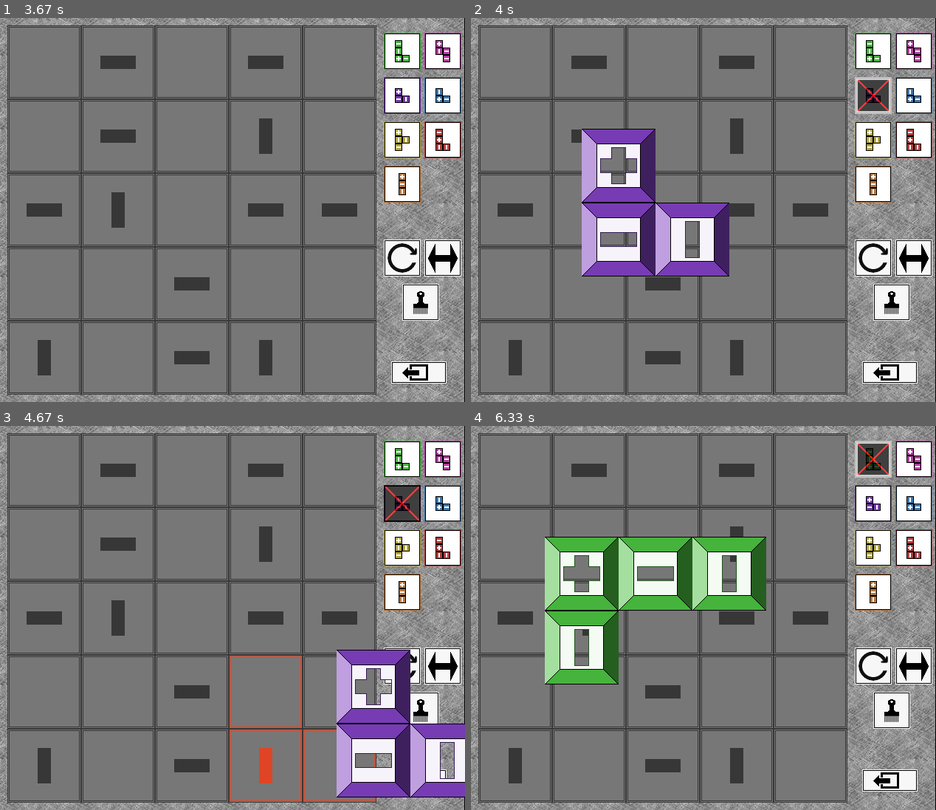
Above: before the commit, frames 1-4 (two rows, left to right).
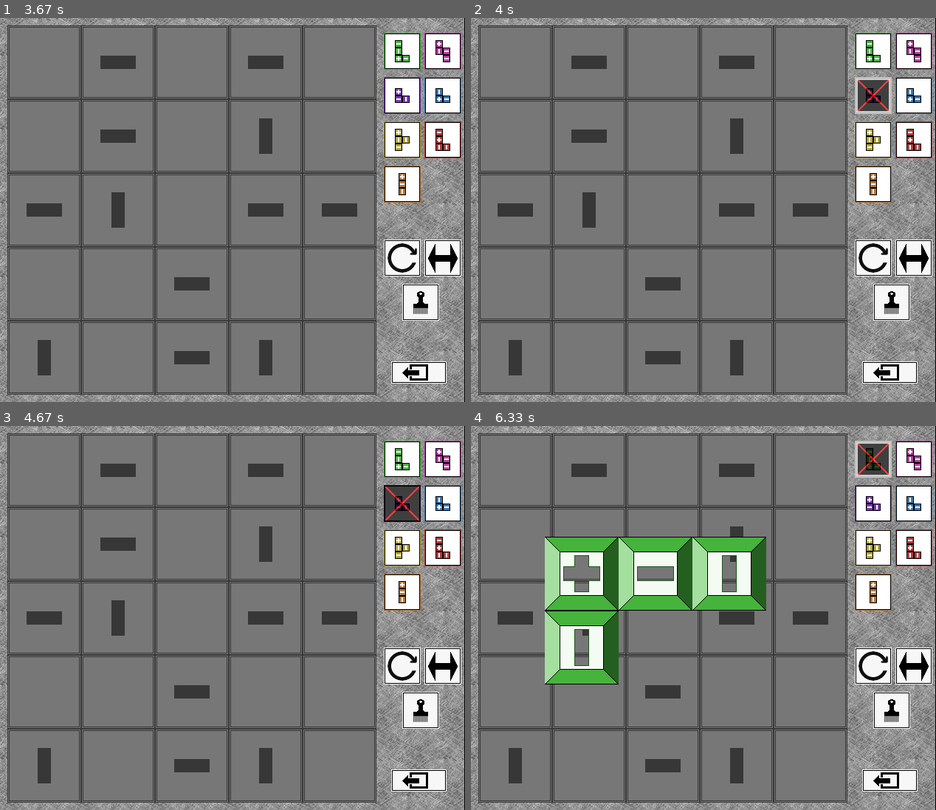
Above: after the commit, the same moments.

Repository: OMGfox/iqgame
Game: pygame game, started from iqgame.py
Same seed, same stepped clock (60 frames per second), same inputs: the game is played once before the commit and once after it.
Inputs (mouse positions are in pixels of both pictures, inside the frame that each line leads up to):
- Up to frame 1 (3.67 s): press the mouse at (418, 371) at 0.37 s; move the mouse to (376, 233) at 0.47 s; release the mouse at (334, 90) at 0.6 s; click (404, 52) at 0.72 s; click (404, 52) at 1.05 s; press the mouse at (441, 94) at 1.37 s; move the mouse to (330, 221) at 1.47 s; release the mouse at (223, 348) at 1.6 s; press the mouse at (441, 256) at 1.7 s; move the mouse to (348, 225) at 1.8 s; release the mouse at (251, 194) at 1.93 s; press the mouse at (404, 140) at 2.03 s; move the mouse to (260, 248) at 2.13 s; release the mouse at (120, 355) at 2.27 s; click (404, 256) at 2.38 s; press the mouse at (418, 302) at 2.7 s; move the mouse to (367, 206) at 2.8 s; release the mouse at (311, 110) at 2.93 s; press the mouse at (404, 183) at 3.03 s; move the mouse to (302, 256) at 3.13 s; release the mouse at (204, 329) at 3.27 s; right-click (153, 217) at 3.38 s
- Up to frame 2 (4 s): click (870, 90) at 3.72 s
- Up to frame 3 (4.67 s): press the mouse at (441, 548) at 4.03 s; move the mouse to (409, 618) at 4.13 s; release the mouse at (372, 687) at 4.27 s
- Up to frame 4 (6.33 s): click (875, 729) at 4.88 s; press the mouse at (889, 779) at 5.2 s; move the mouse to (745, 648) at 5.3 s; release the mouse at (596, 522) at 5.43 s; click (875, 460) at 6.05 s

Frame 1 is identical in both runs. In frame 2, 8.2% of the frame differs, in the area x 23-56%, y 28-68%; in frame 3, 7.8%; in frame 4, nothing differs.

Commit message:
the small code refactoring

Diff:
--- a/engine.py
+++ b/engine.py
@@ -5,21 +5,22 @@
 
 class Engine:
     def __init__(self, screen):
+        self.field = None
         self.offset_x = 10
         self.offset_y = 10
         self.screen = screen
         self.button_panel = ButtonPanel()
-        self.managment_button_panel = ManagementButtonPanel()
+        self.management_button_panel = ManagementButtonPanel()
         self.figures = [OrangeFigure("orange"), RedFigure("red"),
                         YellowFigure("yellow"), BlueFigure("blue"),
-                        PurpulFigure("purpul"), PinkFigure("pink"),
+                        PurpleFigure("purple"), PinkFigure("pink"),
                         GreenFigure("green")]
         self.focus = None
         self.next_figure()
         self.figures_on_field = []
 
     def get_offset(self):
-        return (self.offset_x, self.offset_y)
+        return self.offset_x, self.offset_y
 
     def next_figure(self):
         if self.focus:
@@ -41,7 +42,7 @@
                     if button.get_name() == focus_name:
                         button.set_state("clicked")
                     else:
-                        button.set_state("unclicked")
+                        button.set_state("no_clicked")
 
     def is_out_field(self):
         result = False
@@ -54,7 +55,6 @@
                 mouse_pos[1] < self.offset_y):
             result = True
 
-
         return result
 
     def is_correct_position(self):
@@ -80,16 +80,14 @@
             for j in range(j_range):
                 if figure_scheme[i][j] == 0:
                     continue
-
                 x = i + start_x_index
                 y = j + start_y_index
-
                 if ((figure_scheme[i][j] == 1 and field_scheme[x][y] == 2) or
                         (figure_scheme[i][j] == 2 and field_scheme[x][y] == 1)):
                     result = False
                     break
         if self.is_across_figures():
-           result = False
+            result = False
 
         return result
 
@@ -146,7 +144,6 @@
 
     def button_actions_processing(self):
         buttons = self.button_panel.get_buttons()
-        mouse_pos = pygame.mouse.get_pos()
         mouseover_button = None
         for button in buttons:
             if button.is_mouseover() and button.is_visible():
@@ -157,17 +154,16 @@
             mouseover_button_state = mouseover_button.get_state()
             self.clear_focus()
             for button in buttons:
-                button.set_state("unclicked")
-
-            if mouseover_button_state == "unclicked":
+                button.set_state("no_clicked")
+
+            if mouseover_button_state == "no_clicked":
                 mouseover_button.set_state("clicked")
                 self.focus = self.pull_figure_by_name(mouseover_button.get_name())
             elif mouseover_button_state == "clicked":
-                mouseover_button.set_state("unclicked")
+                mouseover_button.set_state("no_clicked")
 
     def management_button_actions_processing(self):
-        buttons = self.managment_button_panel.get_buttons()
-        mouse_pos = pygame.mouse.get_pos()
+        buttons = self.management_button_panel.get_buttons()
         mouseover_button = None
         for button in buttons:
             if button.is_mouseover() and button.is_visible():
@@ -221,7 +217,7 @@
                 figure_w = len(self.focus.get_current_scheme()[0]) * 100
                 figure_h = len(self.focus.get_current_scheme()) * 100
                 self.focus.draw(self.screen, 250 - figure_w / 2,
-                        250 - figure_h / 2)
+                                250 - figure_h / 2)
                 self.field.reset_default_scheme()
 
         elif self.field:
@@ -242,7 +238,7 @@
         self.screen.blit(background, (0, 0))
 
     def draw_management_buttons(self):
-        self.managment_button_panel.draw(self.screen, 520, 300)
+        self.management_button_panel.draw(self.screen, 520, 300)
 
     def draw_buttons(self):
         self.button_panel.draw(self.screen, 520, 20)
@@ -250,7 +246,6 @@
     def set_to_field(self):
         if self.focus and not self.is_out_field():
             if self.is_correct_position():
-
                 w = len(self.focus.get_current_scheme()[0])
                 h = len(self.focus.get_current_scheme())
                 x = self.focus.get_pos()[0]
@@ -262,11 +257,9 @@
                     y = (500 + self.offset_y) - h * 100
 
                 self.focus.set_pos(x, y)
-
                 self.figures_on_field.append(self.focus)
                 self.focus = None
                 self.field.reset_default_scheme()
-#                self.next_figure()
 
                 buttons = self.button_panel.get_buttons()
                 for figure in self.figures_on_field:
@@ -284,7 +277,7 @@
             buttons = self.button_panel.get_buttons()
             for button in buttons:
                 if button.get_name() == focus_name:
-                    button.state = "unclicked"
+                    button.state = "no_clicked"
 
     def clear_field(self):
         for i in range(len(self.figures_on_field)):
--- a/game_elements.py
+++ b/game_elements.py
@@ -30,8 +30,8 @@
         for i in range(i_range):
             for j in range(j_range):
                 if not self.current_scheme[i][j] == 0:
-                    if ((mouse_pos[0] >= x + 100 * j  and  mouse_pos[1] >= y + 100 * i) and
-                            (mouse_pos[0] <= x + 100 * j + 100  and  mouse_pos[1] <= y + 100 * i + 100)):
+                    if ((mouse_pos[0] >= x + 100 * j and mouse_pos[1] >= y + 100 * i) and
+                            (mouse_pos[0] <= x + 100 * j + 100 and mouse_pos[1] <= y + 100 * i + 100)):
                         return True
         return False
 
@@ -72,8 +72,8 @@
         temp_scheme = self.current_scheme
         temp_scheme.reverse()
         width = len(temp_scheme[0])
-        hight = len(temp_scheme)
-        new_scheme = [[0] * hight for i in range(width)]
+        height = len(temp_scheme)
+        new_scheme = [[0] * height for i in range(width)]
         for i in range(len(temp_scheme)):
             for j in range(len(temp_scheme[i])):
                 if temp_scheme[i][j] == 1:
@@ -105,98 +105,106 @@
                 if self.current_scheme[i][j] == 0:
                     continue
                 matrix_element = int((x + 100 * j) / 100 + 5 *
-                        (y + 100 * i) / 100)
+                                     (y + 100 * i) / 100)
                 matrix.append(matrix_element)
 
         return matrix
 
+
 class GreenFigure(Figure):
+    def __init__(self, name):
+        super().__init__(name)
+        self.block_3 = Block("img/green_3.png")
+        self.block_2 = Block("img/green_2.png")
+        self.block_1 = Block("img/green_1.png")
+
     def get_default_scheme(self):
         default_scheme = ((1, 0),
                           (2, 0),
                           (3, 1))
         return default_scheme
 
-    def init_blocks(self):
-        self.block_1 = Block("img/green_1.png")
-        self.block_2 = Block("img/green_2.png")
-        self.block_3 = Block("img/green_3.png")
-
 
 class RedFigure(Figure):
+    def __init__(self, name):
+        super().__init__(name)
+        self.block_1 = Block("img/red_1.png")
+        self.block_2 = Block("img/red_2.png")
+        self.block_3 = Block("img/red_3.png")
+
     def get_default_scheme(self):
         default_scheme = ((1, 0),
                           (3, 0),
                           (2, 2))
         return default_scheme
 
-    def init_blocks(self):
-        self.block_1 = Block("img/red_1.png")
-        self.block_2 = Block("img/red_2.png")
-        self.block_3 = Block("img/red_3.png")
-
 
 class YellowFigure(Figure):
+    def __init__(self, name):
+        super().__init__(name)
+        self.block_3 = Block("img/yellow_3.png")
+        self.block_2 = Block("img/yellow_2.png")
+        self.block_1 = Block("img/yellow_1.png")
+
     def get_default_scheme(self):
         default_scheme = ((3, 0),
                           (2, 2),
                           (1, 0))
         return default_scheme
 
-    def init_blocks(self):
-        self.block_1 = Block("img/yellow_1.png")
-        self.block_2 = Block("img/yellow_2.png")
-        self.block_3 = Block("img/yellow_3.png")
-
 
 class BlueFigure(Figure):
+    def __init__(self, name):
+        super().__init__(name)
+        self.block_3 = Block("img/blue_3.png")
+        self.block_2 = Block("img/blue_2.png")
+        self.block_1 = Block("img/blue_1.png")
+
     def get_default_scheme(self):
         default_scheme = ((2, 0),
                           (3, 1))
         return default_scheme
 
-    def init_blocks(self):
-        self.block_1 = Block("img/blue_1.png")
-        self.block_2 = Block("img/blue_2.png")
-        self.block_3 = Block("img/blue_3.png")
-
-
-class PurpulFigure(Figure):
+
+class PurpleFigure(Figure):
+    def __init__(self, name):
+        super().__init__(name)
+        self.block_3 = Block("img/purple_3.png")
+        self.block_2 = Block("img/purple_2.png")
+        self.block_1 = Block("img/purple_1.png")
+
     def get_default_scheme(self):
         default_scheme = ((3, 0),
                           (1, 2))
         return default_scheme
 
-    def init_blocks(self):
-        self.block_1 = Block("img/purpul_1.png")
-        self.block_2 = Block("img/purpul_2.png")
-        self.block_3 = Block("img/purpul_3.png")
-
 
 class PinkFigure(Figure):
+    def __init__(self, name):
+        super().__init__(name)
+        self.block_3 = Block("img/pink_3.png")
+        self.block_2 = Block("img/pink_2.png")
+        self.block_1 = Block("img/pink_1.png")
+
     def get_default_scheme(self):
         default_scheme = ((3, 0),
                           (2, 1),
                           (0, 1))
         return default_scheme
 
-    def init_blocks(self):
-        self.block_1 = Block("img/pink_1.png")
-        self.block_2 = Block("img/pink_2.png")
-        self.block_3 = Block("img/pink_3.png")
-
 
 class OrangeFigure(Figure):
+    def __init__(self, name):
+        super().__init__(name)
+        self.block_1 = Block("img/orange_1.png")
+        self.block_2 = Block("img/orange_2.png")
+        self.block_3 = Block("img/orange_3.png")
+
     def get_default_scheme(self):
         default_scheme = ((3,),
                           (1,),
                           (2,))
         return default_scheme
-
-    def init_blocks(self):
-        self.block_1 = Block("img/orange_1.png")
-        self.block_2 = Block("img/orange_2.png")
-        self.block_3 = Block("img/orange_3.png")
 
 
 class Field(Figure):
@@ -210,6 +218,18 @@
     # 7 - field_1_red
     # 8 - field_2_red
 
+    def __init__(self, name):
+        super().__init__(name)
+        self.block_2_red = Block("img/field_2_red.png")
+        self.block_1_red = Block("img/field_1_red.png")
+        self.block_0_red = Block("img/field_0_red.png")
+        self.block_2_green = Block("img/field_2_green.png")
+        self.block_1_green = Block("img/field_1_green.png")
+        self.block_0_green = Block("img/field_0_green.png")
+        self.block_2 = Block("img/field_2.png")
+        self.block_1 = Block("img/field_1.png")
+        self.block_0 = Block("img/field_0.png")
+
     def get_default_scheme(self):
         default_scheme = ((0, 1, 0, 1, 0),
                           (0, 1, 0, 2, 0),
@@ -218,17 +238,6 @@
                           (2, 0, 1, 2, 0))
 
         return default_scheme
-
-    def init_blocks(self):
-        self.block_0 = Block("img/field_0.png")
-        self.block_1 = Block("img/field_1.png")
-        self.block_2 = Block("img/field_2.png")
-        self.block_0_green = Block("img/field_0_green.png")
-        self.block_1_green = Block("img/field_1_green.png")
-        self.block_2_green  = Block("img/field_2_green.png")
-        self.block_0_red = Block("img/field_0_red.png")
-        self.block_1_red = Block("img/field_1_red.png")
-        self.block_2_red = Block("img/field_2_red.png")
 
     def draw(self, screen, x, y):
         for i in range(0, 5):
@@ -316,20 +325,27 @@
 
 """ states:
         clicked,
-        unclicked,
+        no_clicked,
         blocked
 """
 
+
 class Button:
     def __init__(self, main_sprite):
-        self.state = "unclicked"
+        self.mouseover_sprite = None
+        self.screen = None
+        self.main_sprite = None
+        self.no_clicked_sprite = None
+        self.clicked_sprite = None
+        self.blocked_sprite = None
+        self.state = "no_clicked"
         self.pos = (0, 0)
         self.set_main_sprite(main_sprite)
         self.init_sprites()
         self.visibility = True
         self.name = None
         self.width = 50
-        self.hight = 50
+        self.height = 50
 
     def set_width(self, width):
         self.width = width
@@ -361,15 +377,14 @@
     def is_mouseover(self):
         mouse_pos = pygame.mouse.get_pos()
         if ((mouse_pos[0] >= self.pos[0] and mouse_pos[1] >= self.pos[1]) and
-            (mouse_pos[0] <= self.pos[0] + self.width and mouse_pos[1] <= self.pos[1] + self.hight)):
-                return True
-        else:
-            return False
+                (mouse_pos[0] <= self.pos[0] + self.width and mouse_pos[1] <= self.pos[1] + self.height)):
+            return True
+        return False
 
     def draw(self):
         x = self.pos[0]
         y = self.pos[1]
-        self.screen.blit(self.unclicked_sprite, (x, y))
+        self.screen.blit(self.no_clicked_sprite, (x, y))
         if self.state == "clicked":
             self.screen.blit(self.clicked_sprite, (x, y))
         if self.state == "blocked":
@@ -387,7 +402,7 @@
         self.mouseover_sprite = pygame.image.load(mouseover_sprite).convert_alpha()
 
     def init_sprites(self):
-        self.unclicked_sprite = self.main_sprite
+        self.no_clicked_sprite = self.main_sprite
         self.clicked_sprite = pygame.image.load("img/icons/clicked.png").convert_alpha()
         self.mouseover_sprite = pygame.image.load("img/icons/mouseover.png").convert_alpha()
         self.blocked_sprite = pygame.image.load("img/icons/blocked.png").convert_alpha()
@@ -395,29 +410,30 @@
     def set_main_sprite(self, main_sprite):
         self.main_sprite = pygame.image.load(main_sprite).convert_alpha()
 
+
 class ButtonPanel:
     def __init__(self):
-       self.green_button = Button("img/icons/green_icon.png")
-       self.green_button.set_name("green")
-       self.pink_button = Button("img/icons/pink_icon.png")
-       self.pink_button.set_name("pink")
-       self.purpul_button = Button("img/icons/purpul_icon.png")
-       self.purpul_button.set_name("purpul")
-       self.blue_button = Button("img/icons/blue_icon.png")
-       self.blue_button.set_name("blue")
-       self.yellow_button = Button("img/icons/yellow_icon.png")
-       self.yellow_button.set_name("yellow")
-       self.red_button = Button("img/icons/red_icon.png")
-       self.red_button.set_name("red")
-       self.orange_button = Button("img/icons/orange_icon.png")
-       self.orange_button.set_name("orange")
-       self.buttons = [self.green_button,
-               self.pink_button,
-               self.purpul_button,
-               self.blue_button,
-               self.yellow_button,
-               self.red_button,
-               self.orange_button]
+        self.green_button = Button("img/icons/green_icon.png")
+        self.green_button.set_name("green")
+        self.pink_button = Button("img/icons/pink_icon.png")
+        self.pink_button.set_name("pink")
+        self.purple_button = Button("img/icons/purpul_icon.png")
+        self.purple_button.set_name("purpul")
+        self.blue_button = Button("img/icons/blue_icon.png")
+        self.blue_button.set_name("blue")
+        self.yellow_button = Button("img/icons/yellow_icon.png")
+        self.yellow_button.set_name("yellow")
+        self.red_button = Button("img/icons/red_icon.png")
+        self.red_button.set_name("red")
+        self.orange_button = Button("img/icons/orange_icon.png")
+        self.orange_button.set_name("orange")
+        self.buttons = [self.green_button,
+                        self.pink_button,
+                        self.purple_button,
+                        self.blue_button,
+                        self.yellow_button,
+                        self.red_button,
+                        self.orange_button]
 
     def get_buttons(self):
         return self.buttons
@@ -475,7 +491,6 @@
         self.turn_button.set_pos(x + 55, y)
         self.clear_button.set_pos(x + 25, y + 60)
         self.exit_button.set_pos(x + 10, y + 165)
-
         for button in self.buttons:
             button.set_screen(screen)
             button.draw()
--- a/iqgame.py
+++ b/iqgame.py
@@ -1,21 +1,20 @@
 import game_elements
 from engine import Engine
 import pygame
-import sys
 
 
-screen = pygame.display.set_mode((630, 520))
-field = game_elements.Field("field")
-engine = Engine(screen)
-engine.set_field(field)
-offset = engine.get_offset()
-pygame.mouse.set_pos(150 + offset[0], 150 + offset[1])
+if __name__ == '__main__':
+    screen = pygame.display.set_mode((630, 520))
+    field = game_elements.Field("field")
+    engine = Engine(screen)
+    engine.set_field(field)
+    offset = engine.get_offset()
+    pygame.mouse.set_pos(150 + offset[0], 150 + offset[1])
 
+    engine.draw_background()
 
-engine.draw_background()
-
-while True:
-    engine.events_processing()
-    engine.draw()
-    pygame.display.update()
-    pygame.time.delay(10)
+    while True:
+        engine.events_processing()
+        engine.draw()
+        pygame.display.update()
+        pygame.time.delay(10)
Renamed: img/purpul_1.png -> img/purple_1.png
Renamed: img/purpul_2.png -> img/purple_2.png
Renamed: img/purpul_3.png -> img/purple_3.png
